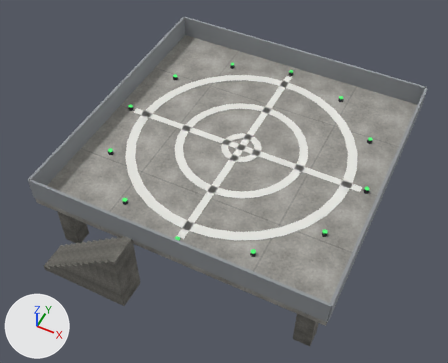
Renders of the glTF model openttd/media/baseset/decouple/objekty/letiste/let_heliport.glb from each side of a commit.
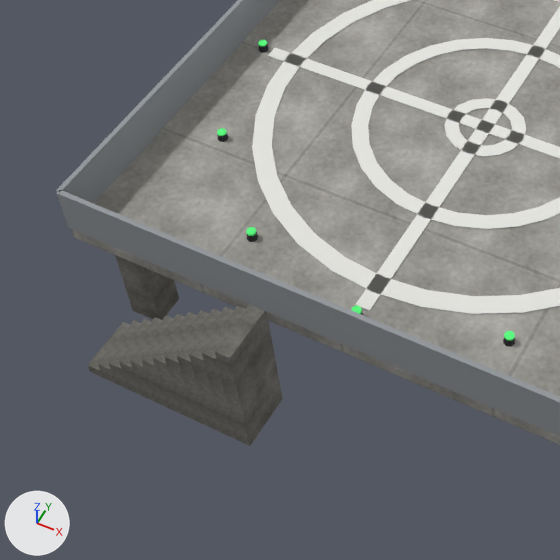
There are two pictures of each version: one whole from a 50 mm lens placed at (14.95, -9.3, 21.37), pointed at (7.11, 6.37, 1.78), one close up on the part from 0% to 62% of the width and 23% to 100% of the height. The axes (+X, +Y, +Z) are drawn at lower left. The lights are the same throughout. The last two pictures show the newer version. Vertices at exactly the same position are counted once.
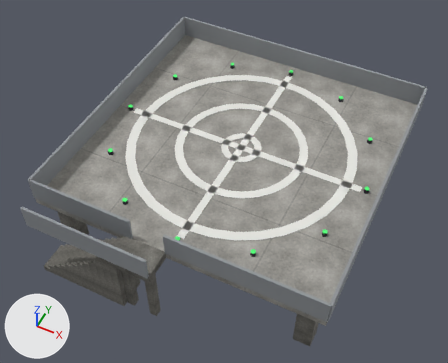
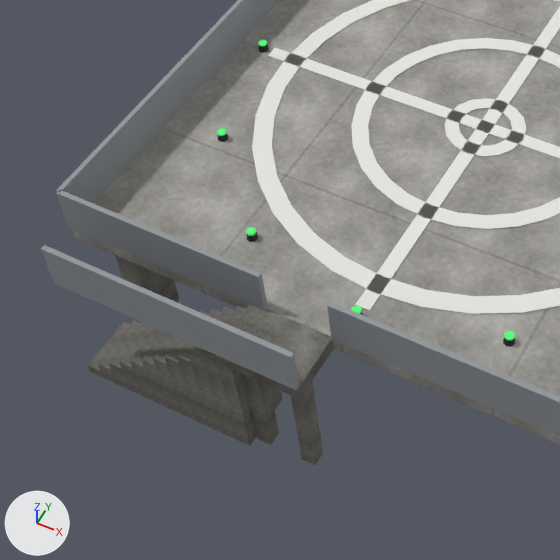
Location of each change, [x1, y1, x2, y2] in pixels of the close-ups (560 x 560 px; the box of a moved part takes in the faces that stretch with it):
```json
{"object": "Mesh_0", "change": "reshaped, rescaled", "before": [56, 0, 560, 446], "after": [41, 0, 560, 465]}
{"part": 1, "of": "me_mesh_0", "change": "moved or reshaped", "before": [115, 255, 179, 320], "after": [115, 255, 179, 302]}
{"part": 2, "of": "me_mesh_0", "change": "moved or reshaped", "before": [56, 0, 281, 203], "after": [56, 190, 268, 311]}
{"part": 3, "of": "me_mesh_0", "change": "added", "after": [244, 375, 279, 445]}
{"part": 4, "of": "me_mesh_0", "change": "added", "after": [291, 381, 323, 465]}
{"part": 5, "of": "me_mesh_0", "change": "moved or reshaped", "before": [57, 190, 560, 436], "after": [41, 245, 299, 390]}
{"part": 6, "of": "me_mesh_0", "change": "rebuilt", "before": [88, 305, 283, 446], "after": [88, 305, 334, 446], "on screen": "26% wider"}
{"part": 7, "of": "me_mesh_0", "change": "rebuilt", "before": [71, 0, 560, 445], "after": [71, 0, 560, 445]}
```

Edits to the scene script, one JSON object a line:
```json
{"block": "me_mesh_0", "where": "# used by ob_mesh_0; parent = ob_dum; location = (1.35, 13.45, 0.0); scale = (0.000809, 0.000809, 0.000809)"}
{"op": "remove", "block": "me_mesh_0", "code": "me_mesh_0.from_pydata(...)  # 588 vertices, 892 faces; spans x 0.0..14961.0, y -16383.0..0.0, z 0.0..4946.0"}
{"op": "add", "block": "me_mesh_0", "code": "me_mesh_0.from_pydata(...)  # 634 vertices, 956 faces; spans x 0.0..14905.0, y -16383.0..0.0, z 0.0..4927.0"}
{"block": "me_mesh_0", "change": "me_mesh_0 part 1: the loose piece of 12 vertices spanning x 618.0..1484.0, y -14343.0..-13477.0, z 0.0..3277.0 is scaled about its middle by 0.995, then moved by (-4.0, 52.0, -6.0)"}
{"block": "me_mesh_0", "change": "me_mesh_0 part 2: the loose piece of 8 vertices spanning x 0.0..124.0, y -14899.0..-62.0, z 3709.0..4946.0 is scaled about its middle by (44.1, 0.00829, 0.996), then moved by (2734.0, -7363.0, -16.0)"}
{"block": "me_mesh_0", "change": "me_mesh_0 part 3: the loose piece of 12 vertices spanning x 618.0..1484.0, y -14343.0..-13477.0, z 0.0..3277.0 is copied, and the copy is scaled about its middle by (0.427, 0.426, 0.996), then moved by (4726.0, -1980.0, -6.0); it spans x 5592.0..5962.0, y -16075.0..-15706.0, z 0.0..3264.0"}
{"block": "me_mesh_0", "change": "me_mesh_0 part 4: the loose piece of 12 vertices spanning x 618.0..1484.0, y -14343.0..-13477.0, z 0.0..3277.0 is copied, and the copy is scaled about its middle by (0.427, 0.426, 0.996), then moved by (5958.0, -1980.0, -6.0); it spans x 6824.0..7194.0, y -16075.0..-15706.0, z 0.0..3264.0"}
{"block": "me_mesh_0", "change": "me_mesh_0 part 5: the loose piece of 8 vertices spanning x 62.0..14899.0, y -14961.0..-14837.0, z 3709.0..4946.0 is scaled about its middle by (0.435, 0.992, 0.996), then moved by (-3452.0, -1422.0, -16.0)"}
{"block": "me_mesh_0", "change": "me_mesh_0 part 6: the loose piece of 82 vertices spanning x 804.0..5552.0, y -16383.0..-14899.0, z 0.0..3709.0 is rebuilt with 88 vertices and now spans x 801.0..7255.0, y -16321.0..-14843.0, z 0.0..3695.0"}
{"block": "me_mesh_0", "change": "me_mesh_0 part 7: the loose piece of 50 vertices spanning x 62.0..14899.0, y -14899.0..-62.0, z 3277.0..3709.0 is rebuilt with 50 vertices and now spans x 62.0..14843.0, y -14843.0..-62.0, z 3264.0..3695.0"}
{"block": "me_mesh_0", "change": "other edits to the shape of me_mesh_0 do not show in these pictures"}
{"op": "set", "path": "ob_mesh_0.scale", "old": "(0.000809, 0.000809, 0.000809)", "new": "(0.000812, 0.000812, 0.000812)"}
```
